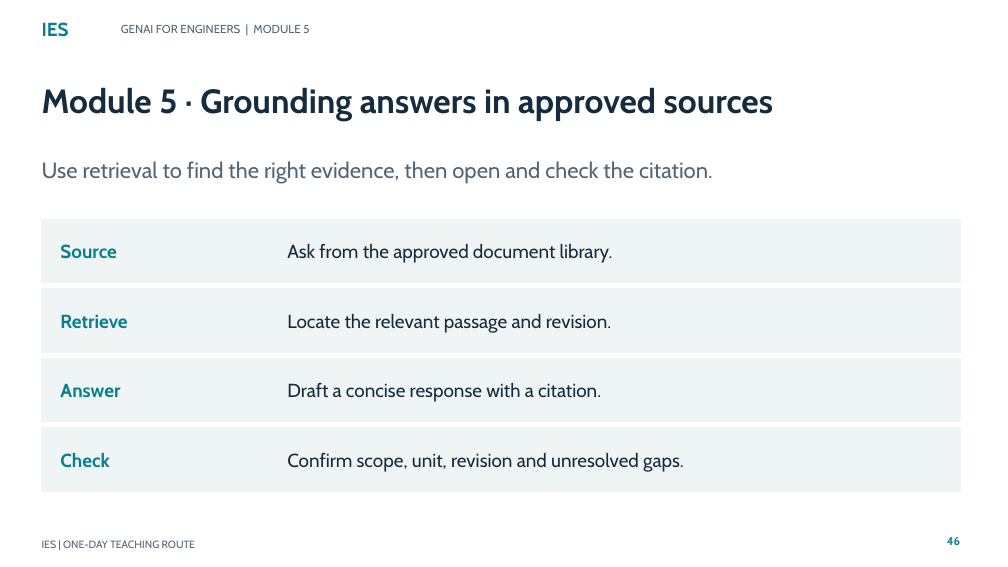
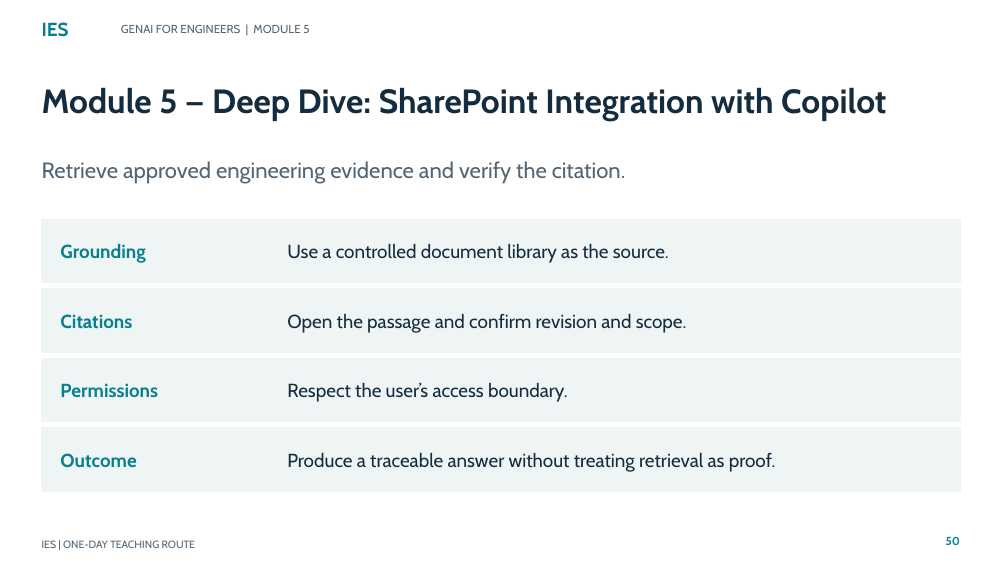
Before and after one commit to tertiarycourses/IES-GenAI-for-Engineers, a slide deck: slide 50 of courseware/Slides/IES-GenAI-for-Engineers.pptx (slide 46 before the commit). Drawn at 1008x567 pixels with LibreOffice and Linux fonts; fonts in the diff are those of the drawing. Boxes give left, top, right and bottom in pixels: in the first picture for what was removed or moved away, otherwise in the second. Text is boxed around its words. In the diff, an @@ line names an element or a change of style, - is before the commit and + after.

```diff
--- a/courseware/Slides/IES-GenAI-for-Engineers.pptx
+++ b/courseware/Slides/IES-GenAI-for-Engineers.pptx
@@ text at [42, 87, 886, 121]: text changed @@
-Module 5 · Grounding answers in approved sources
+Module 5 — Deep Dive: SharePoint Integration with Copilot
@@ text at [42, 161, 626, 184]: text changed @@
-Use retrieval to find the right evidence, then open and check the citation.
+Retrieve approved engineering evidence and verify the citation.
@@ text at [60, 244, 145, 263]: text changed @@
-Source
+Grounding
@@ text at [287, 244, 669, 263]: text changed @@
-Ask from the approved document library.
+Use a controlled document library as the source.
@@ text at [60, 314, 132, 329]: text changed @@
-Retrieve
+Citations
@@ text at [287, 314, 687, 333]: text changed @@
-Locate the relevant passage and revision.
+Open the passage and confirm revision and scope.
@@ text at [60, 383, 158, 397]: text changed @@
-Answer
+Permissions
@@ text at [287, 383, 568, 402]: text changed @@
-Draft a concise response with a citation.
+Respect the user’s access boundary.
@@ text at [60, 453, 136, 468]: text changed @@
-Check
+Outcome
@@ text at [287, 453, 776, 472]: text changed @@
-Confirm scope, unit, revision and unresolved gaps.
+Produce a traceable answer without treating retrieval as proof.
@@ text at [946, 537, 960, 545]: text changed @@
-46
+50
```
Also in this commit, not shown: 177 other slides changed, 6 slides added, 7 other files.
